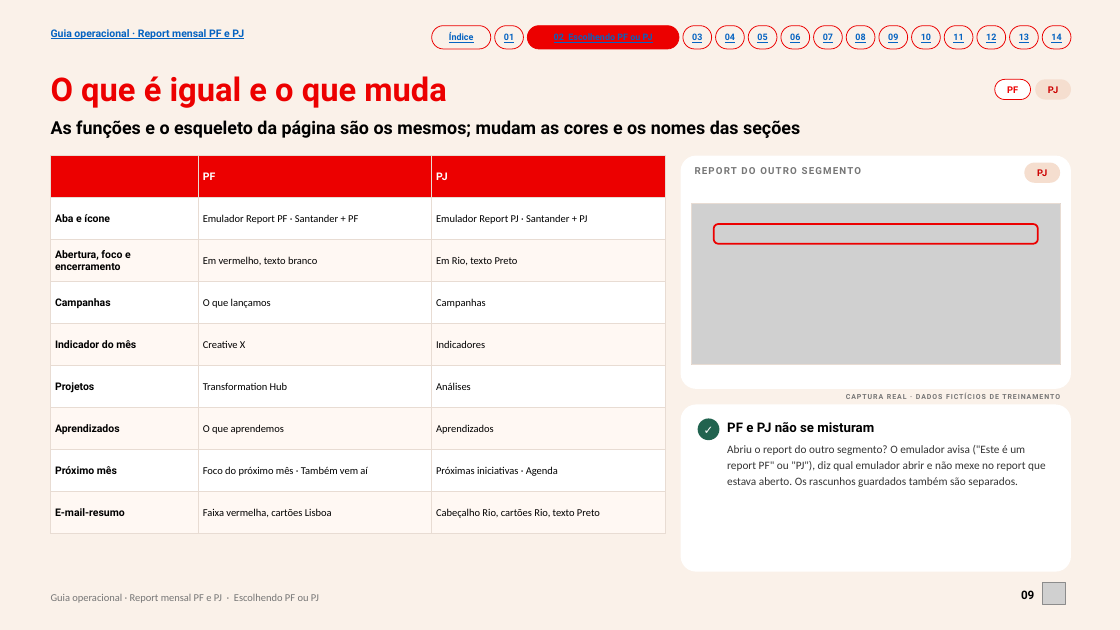
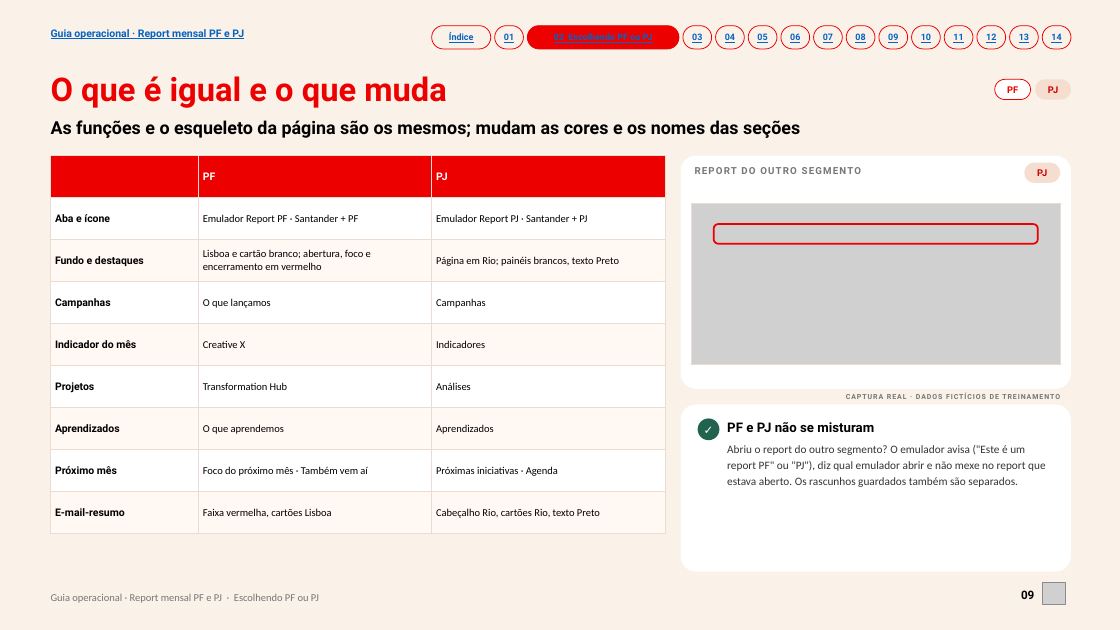
Before and after one commit to fabrizzioriccelli/report_mensal_st, a slide deck: slide 9 of kit/guia-operacional.pptx. Drawn at 1120x630 pixels with LibreOffice and Linux fonts; fonts in the diff are those of the drawing; grey boxes stand for pictures. Boxes give left, top, right and bottom in pixels: in the first picture for what was removed or moved away, otherwise in the second. Text is boxed around its words. In the diff, an @@ line names an element or a change of style, - is before the commit and + after.

```diff
--- a/kit/guia-operacional.pptx
+++ b/kit/guia-operacional.pptx
@@ table at [50,156,665,522] @@
-row 3: Abertura, foco e encerramento | Em vermelho, texto branco | Em Rio, texto Preto
+row 3: Fundo e destaques | Lisboa e cartão branco; abertura, foco e encerramento em vermelho | Página em Rio; painéis brancos, texto Preto
```
Also in this commit, not shown: 3 other slides changed, 29 other files.
